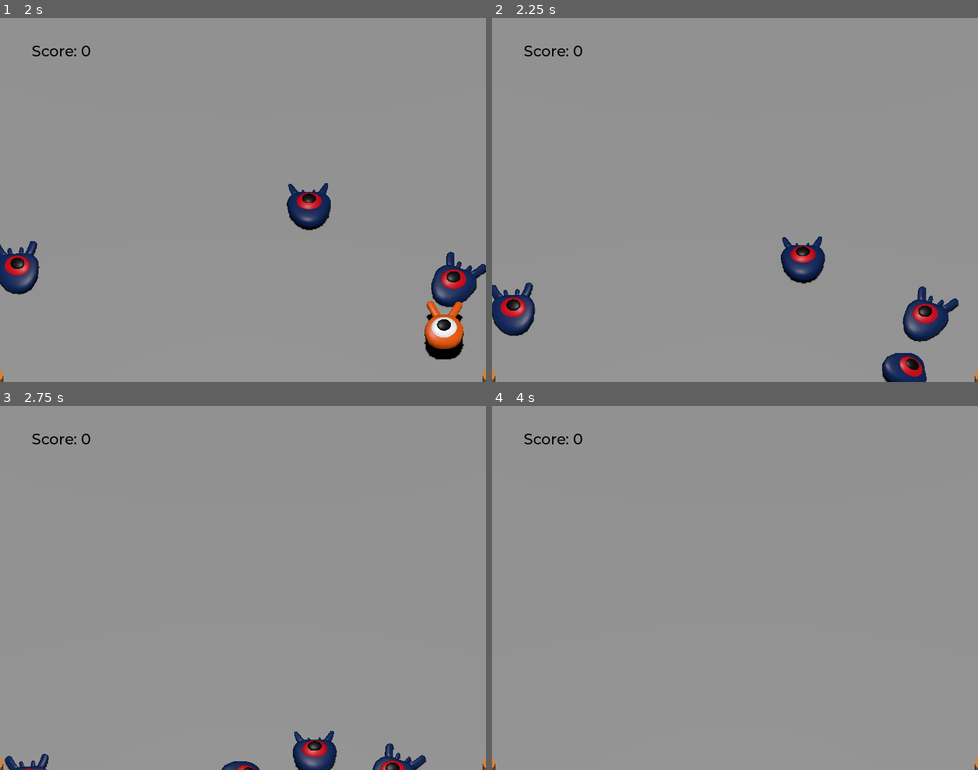
Above: before the commit, frames 1-4 (two rows, left to right).
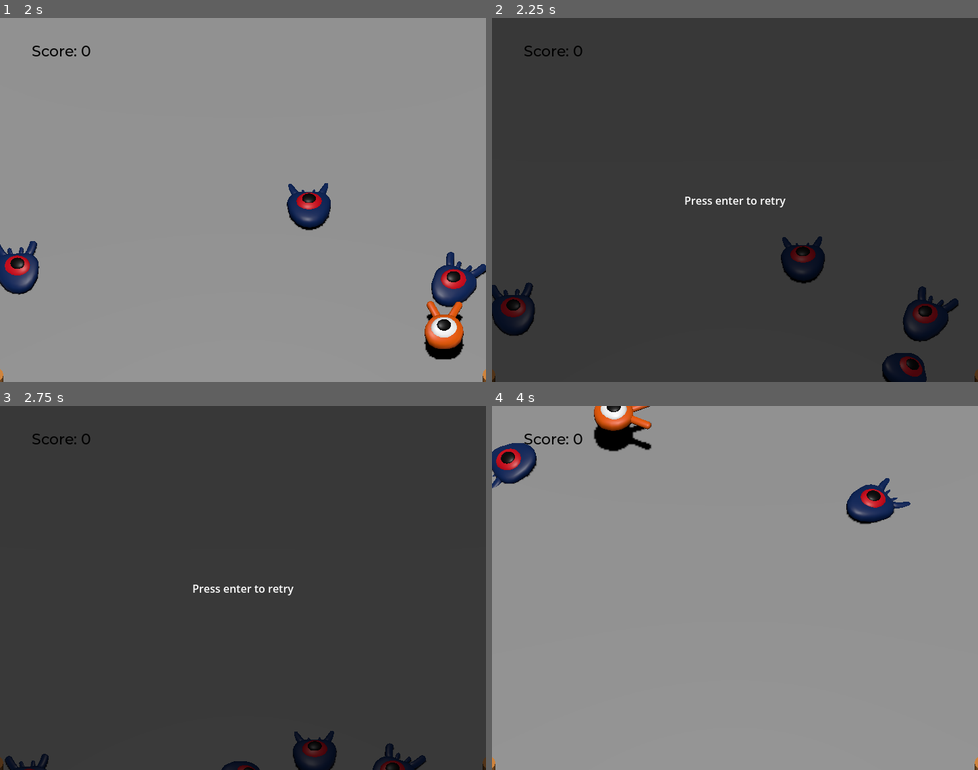
Above: after the commit, the same moments.

Repository: OlivierMarteaux/G005_SquashTheCreeps
Game: Godot game, scene res://scenes/main.tscn
The game is run twice, just before and just after one commit, with the same random seed, the same clock (stepped at 60 frames per second) and the same inputs.
Inputs:
- Up to frame 1 (2 s): tap Enter (ui_accept) at 0.5, 1.35 s; hold Right (move_right) 0.53-1.28 s; hold Enter (ui_accept) 0.53-1.28 s; tap Space (jump) at 0.77, 1.52 s; hold Down (move_back) from 1.28 s (still down)
- Up to frame 2 (2.25 s): release Down (move_back) at 2.03 s; hold Right (move_right) from 2.03 s (still down); hold Enter (ui_accept) from 2.03 s (still down)
- Up to frame 3 (2.75 s): keep holding Right (move_right); keep holding Enter (ui_accept)
- Up to frame 4 (4 s): release Right (move_right) at 2.78 s; release Enter (ui_accept) at 2.78 s; hold Up (move_forward) 2.78-3.53 s; tap Enter (ui_accept) at 2.85 s; tap Space (jump) at 3.02, 3.77 s; hold Left (move_left) from 3.53 s (still down); hold Enter (ui_accept) from 3.53 s (still down)

Frame 1 is identical in both runs. In frame 2, 100% of the frame differs, in the area x 0-100%, y 0-100%; in frame 3, 100%; in frame 4, 2.9%.

Commit message:
10_20261012_OM: add music player

Diff:
--- a/project.godot
+++ b/project.godot
@@ -19,6 +19,10 @@
 run/main_scene="uid://c6ujt274jwibv"
 config/features=PackedStringArray("4.7")
 config/icon="res://icon.webp"
+
+[autoload]
+
+MusicPlayer="*uid://cotesgfat2hr3"
 
 [display]
 
--- a/scenes/main.gd
+++ b/scenes/main.gd
@@ -1,6 +1,10 @@
 extends Node
 
 @export var mob_scene: PackedScene
+
+
+func _ready() -> void:
+	$UserInterface/Retry.hide()
 
 
 func _on_mob_timer_timeout() -> void:
@@ -16,3 +20,9 @@
 
 func _on_player_hit() -> void:
 	$MobTimer.stop()
+	$UserInterface/Retry.show()
+
+
+func _unhandled_input(event):
+	if event.is_action_pressed("ui_accept") and $UserInterface/Retry.visible :
+		get_tree().reload_current_scene()
--- a/scenes/main.tscn
+++ b/scenes/main.tscn
@@ -91,9 +91,11 @@
 
 [node name="UserInterface" type="Control" parent="." unique_id=1148128274]
 layout_mode = 3
-anchors_preset = 0
-offset_right = 40.0
-offset_bottom = 40.0
+anchors_preset = 15
+anchor_right = 1.0
+anchor_bottom = 1.0
+grow_horizontal = 2
+grow_vertical = 2
 
 [node name="ScoreLabel" type="Label" parent="UserInterface" unique_id=2132804710]
 layout_mode = 0
@@ -106,5 +108,29 @@
 text = "Score: 0"
 script = ExtResource("5_tefeu")
 
+[node name="Retry" type="ColorRect" parent="UserInterface" unique_id=787374122]
+layout_mode = 1
+anchors_preset = 15
+anchor_right = 1.0
+anchor_bottom = 1.0
+grow_horizontal = 2
+grow_vertical = 2
+color = Color(0, 0, 0, 0.6117647)
+
+[node name="RetryLabel" type="Label" parent="UserInterface/Retry" unique_id=892701763]
+layout_mode = 1
+anchors_preset = 8
+anchor_left = 0.5
+anchor_top = 0.5
+anchor_right = 0.5
+anchor_bottom = 0.5
+offset_left = -75.0
+offset_top = -11.5
+offset_right = 75.0
+offset_bottom = 11.5
+grow_horizontal = 2
+grow_vertical = 2
+text = "Press enter to retry"
+
 [connection signal="hit" from="Player" to="." method="_on_player_hit"]
 [connection signal="timeout" from="MobTimer" to="." method="_on_mob_timer_timeout"]
--- /dev/null
+++ b/scenes/music_player.tscn
@@ -0,0 +1,7 @@
+[gd_scene format=3 uid="uid://cotesgfat2hr3"]
+
+[ext_resource type="AudioStream" uid="uid://c5qpnfga41t4p" path="res://art/House In a Forest Loop.ogg" id="1_jxdhu"]
+
+[node name="MusicPlayer" type="AudioStreamPlayer2D" unique_id=462670263]
+stream = ExtResource("1_jxdhu")
+autoplay = true
Not shown, added: export_presets.cfg
